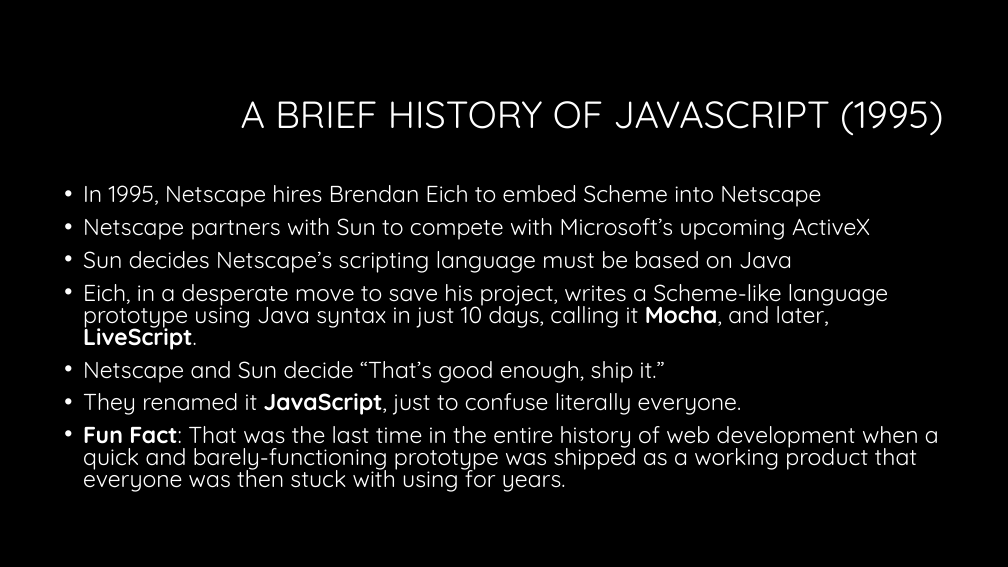
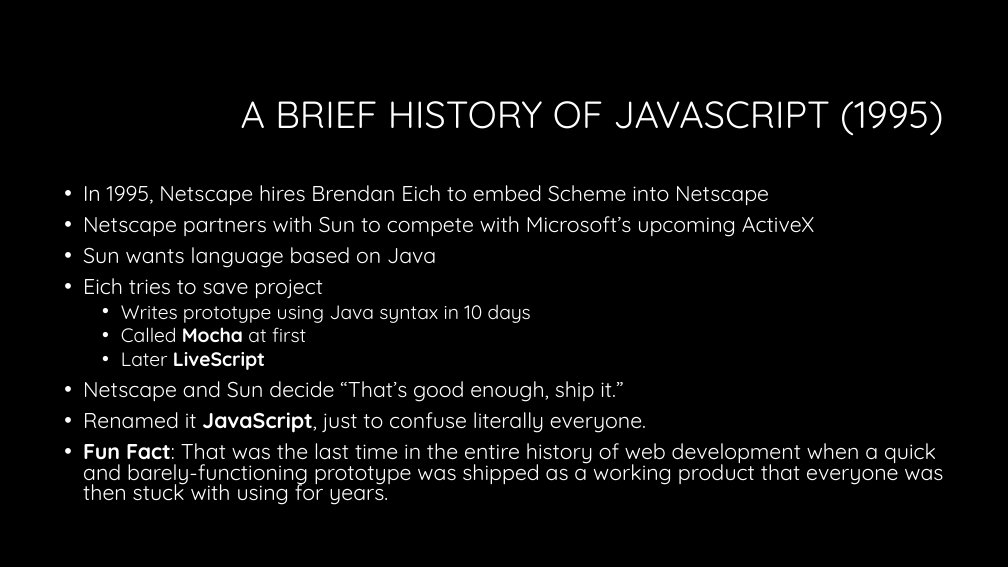
Before and after one commit to RonPenton/intro-to-typescript, a slide deck: slide 4 of Web development with Typescript.pptx. Drawn at 1008x567 pixels with LibreOffice and Linux fonts; fonts in the diff are those of the drawing; background and template pictures are left out. Boxes give left, top, right and bottom in pixels: in the first picture for what was removed or moved away, otherwise in the second. Text is boxed around its words. In the diff, an @@ line names an element or a change of style, - is before the commit and + after.

```diff
--- a/Web development with Typescript.pptx
+++ b/Web development with Typescript.pptx
@@ text at (83, 185, 943, 505): size 22 to 20.4 pt in "In 1995, Netscape hires Brendan Eich to ...", "Netscape partners with Sun to compete with ...", "Netscape and Sun decide “That’s good enough, ...", "Fun Fact: That was the last time ..." @@
@@ text at (83, 247, 531, 370): text changed; size 22 to 18.5 pt @@
-• Sun decides Netscape’s scripting language must be based on Java
-• Eich, in a desperate move to save his project, writes a Scheme-like language prototype using Java syntax in just 10 days, calling it Mocha, and later, LiveScript.
+• Sun wants language based on Java
+• Eich tries to save project
+  • Writes prototype using Java syntax in 10 days
+  • Called Mocha at first
+  • Later LiveScript
@@ text at (83, 412, 646, 433): text changed; size 22 to 20.4 pt @@
-• They renamed it JavaScript, just to confuse literally everyone.
+• Renamed it JavaScript, just to confuse literally everyone.
```
Also in this commit, not shown: 18 other slides changed, 3 slides added, 2 slides removed.
